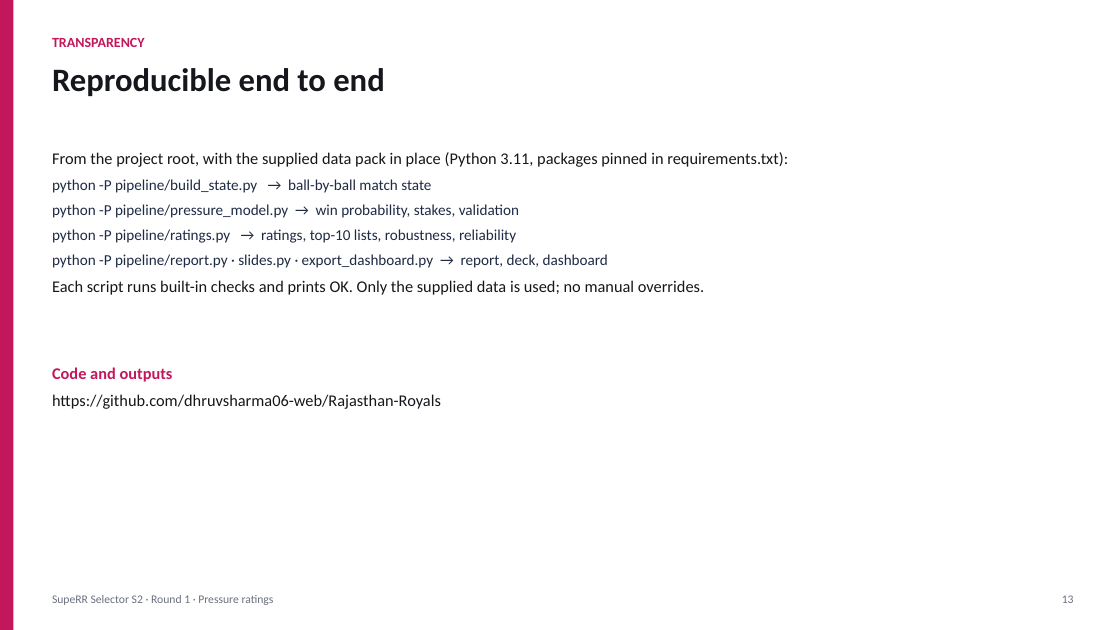
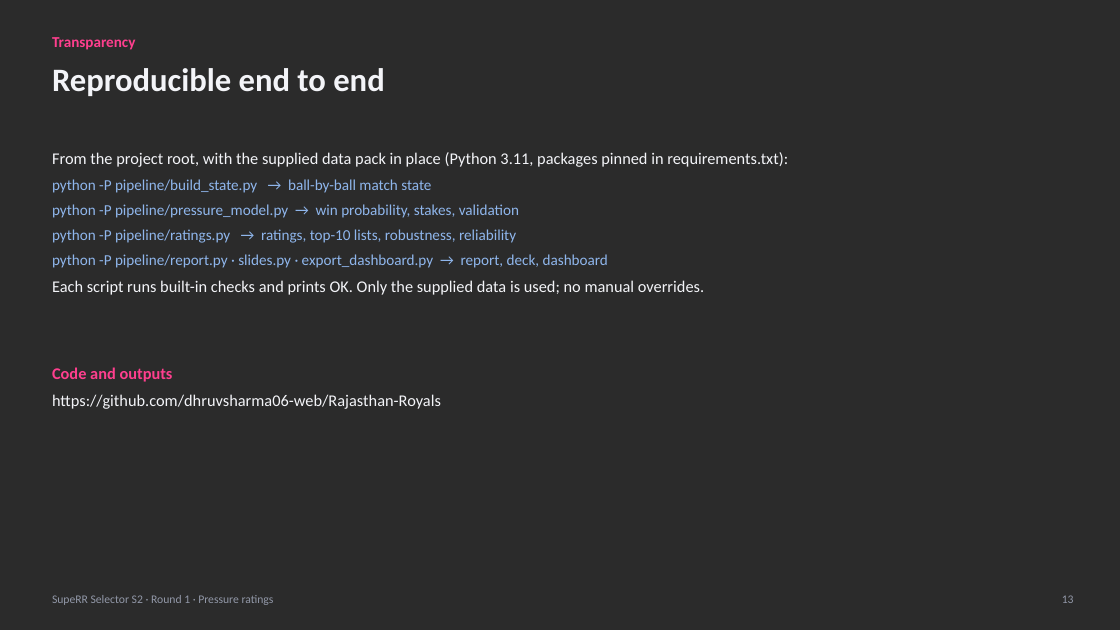
Before and after one commit to dhruvsharma06-web/Rajasthan-Royals, a slide deck: slide 13 of outputs/report/SupeRR_Selector_Pressure_Ratings.pptx. Drawn at 1120x630 pixels with LibreOffice and Linux fonts; fonts in the diff are those of the drawing; background and template pictures are left out; a plain dark background stands for a picture behind light text. Boxes give left, top, right and bottom in pixels: in the first picture for what was removed or moved away, otherwise in the second. Text is boxed around its words. In the diff, an @@ line names an element or a change of style, - is before the commit and + after.

```diff
--- a/outputs/report/SupeRR_Selector_Pressure_Ratings.pptx
+++ b/outputs/report/SupeRR_Selector_Pressure_Ratings.pptx
@@ background #FFFFFF to picture (left out) @@
@@ rectangle removed at box(0, 0, 13, 630) @@
@@ text "Reproducible end to end" at box(52, 68, 384, 96): text colour #15171C to #F3F4F8 @@
@@ text at box(52, 37, 135, 50): text changed; size 12 to 13 pt; text colour #C2185B to #FF3F8E @@
-TRANSPARENCY
+Transparency
@@ text "From the project root, with ..." at box(52, 152, 788, 295): text colour #15171C to #F3F4F8 in "From the project root, with the supplied ...", "Each script runs built-in checks and prints ..."; text colour #1F2A44 to #8FB6EC in "python -P pipeline/build_state.py → ball-by-ball match state", "python -P pipeline/pressure_model.py → win probability, stak ...", "python -P pipeline/ratings.py → ratings, top-10 lists, ...", "python -P pipeline/report.py · slides.py · export_dashboard. ..." @@
@@ text "Code and outputs" at box(52, 367, 441, 409): text colour #C2185B to #FF3F8E in "Code and outputs"; text colour #15171C to #F3F4F8 in "https://github.com/dhruvsharma06-web/Rajasthan-Royals" @@
@@ text "SupeRR Selector S2 · Round ..." at box(52, 595, 274, 605): text colour #6B7080 to #9298A8 @@
@@ text "13" at box(1062, 595, 1074, 603): text colour #6B7080 to #9298A8 @@
```
Also in this commit, not shown: 12 other slides changed, 15 other files.
